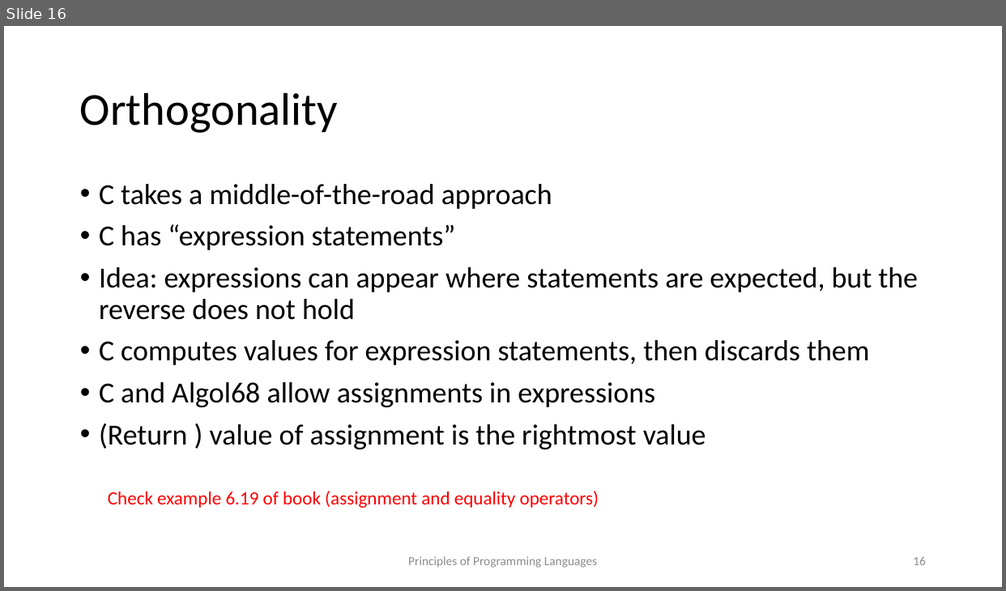
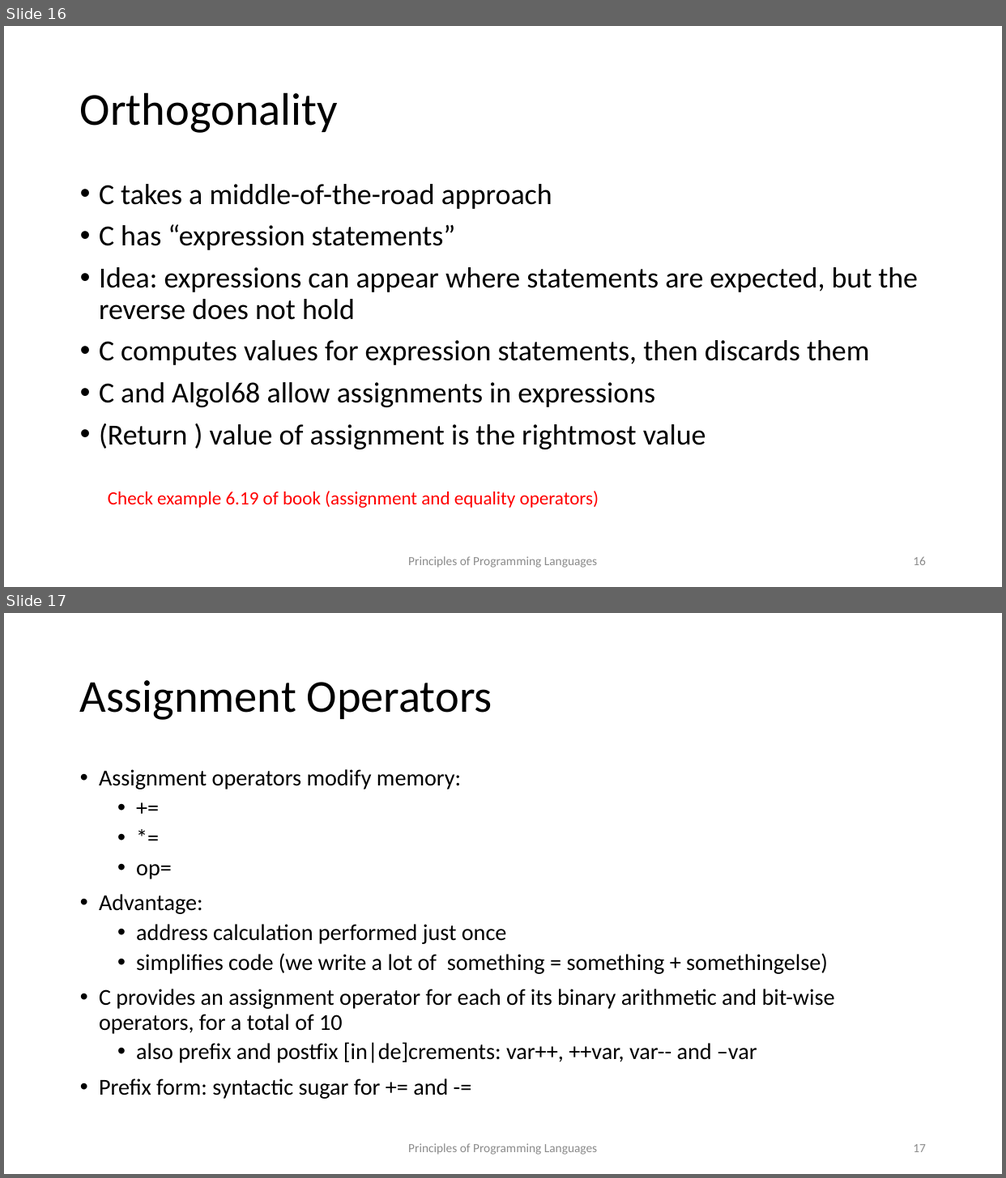
Before and after one commit to kongm/pl-design, a slide deck: control-flow.pptx. Shown one above the other, each under a label of ours: slide 16 before the commit, slides 16 and 17 after it. The pictures are 1006x591 and 1006x1178 pixels, drawn with LibreOffice and Linux fonts; fonts in the diff are those of the drawing. Boxes give left, top, right and bottom in pixels: in the first picture for what was removed or moved away, otherwise in the second. Text is boxed around its words. In the diff, an @@ line names an element or a change of style, - is before the commit and + after.

```diff
--- a/control-flow.pptx
+++ b/control-flow.pptx
@@ slide 17 added at <box>4,613,1002,1174</box>, background #FFFFFF @@
@@ title added at <box>80,680,492,720</box>, 44 pt, text #000000 @@
+Assignment Operators
@@ text added at <box>99,769,835,1099</box>, 22 pt, text #000000 @@
+• Assignment operators modify memory:
+  • +=
+  • *=
+  • op=
+• Advantage:
+  • address calculation performed just once
+  • simplifies code (we write a lot of something = something + somethingelse)
+• C provides an assignment operator for each of its binary arithmetic and bit-wise operators, for a total of 10
+  • also prefix and postfix [in|de]crements: var++, ++var, var-- and –var
+• Prefix form: syntactic sugar for += and -=
@@ text added at <box>408,1144,597,1155</box>, 12 pt, text #8C8C8C @@
+Principles of Programming Languages
@@ page number added at <box>913,1144,926,1152</box>, 12 pt, text #8C8C8C @@
+17
```
Also in this commit, not shown: 12 other slides added, 1 other file.
